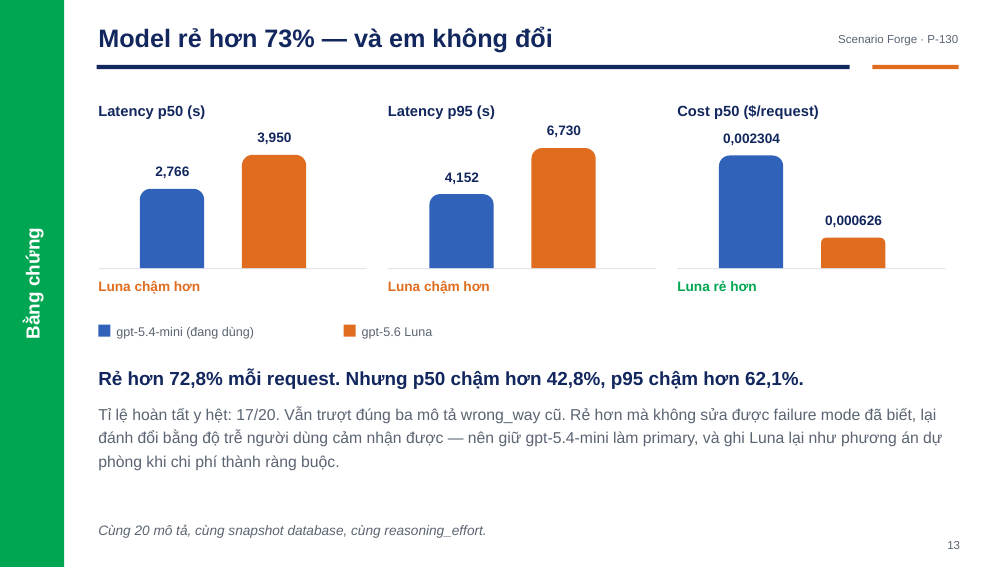
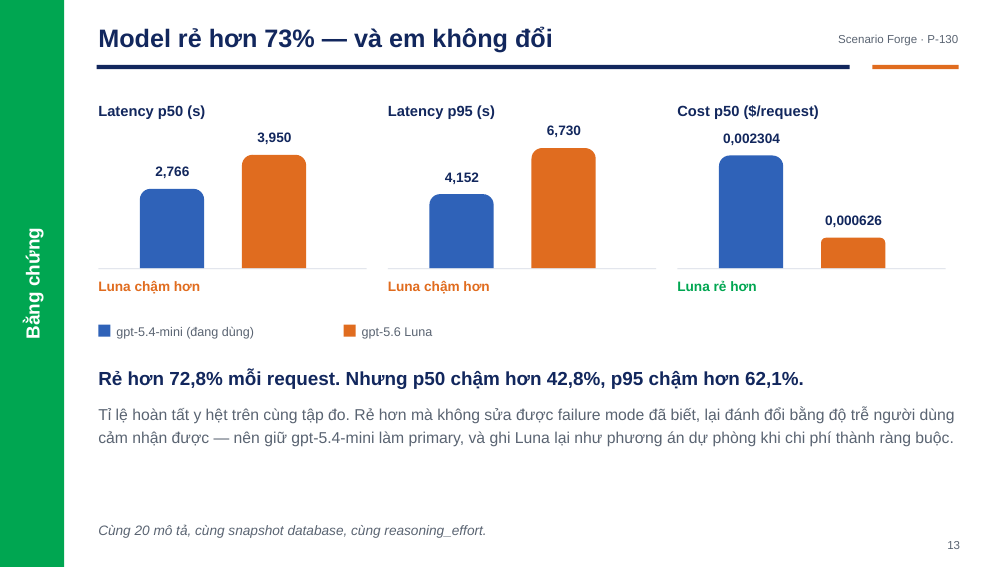
Before and after one commit to Menakanchi/nextjs-boilerplate, a slide deck: slide 13 of presentation/pitch_deck.pptx. Drawn at 1008x567 pixels with LibreOffice and Linux fonts; fonts in the diff are those of the drawing. Boxes give left, top, right and bottom in pixels: in the first picture for what was removed or moved away, otherwise in the second. Text is boxed around its words. In the diff, an @@ line names an element or a change of style, - is before the commit and + after.

```diff
--- a/presentation/pitch_deck.pptx
+++ b/presentation/pitch_deck.pptx
@@ text at box(98, 407, 955, 447): text changed @@
-Tỉ lệ hoàn tất y hệt: 17/20. Vẫn trượt đúng ba mô tả wrong_way cũ. Rẻ hơn mà không sửa được failure mode đã biết, lại đánh đổi bằng độ trễ người dùng cảm nhận được — nên giữ gpt-5.4-mini làm primary, và ghi Luna lại như phương án dự phòng khi chi phí thành ràng buộc.
+Tỉ lệ hoàn tất y hệt trên cùng tập đo. Rẻ hơn mà không sửa được failure mode đã biết, lại đánh đổi bằng độ trễ người dùng cảm nhận được — nên giữ gpt-5.4-mini làm primary, và ghi Luna lại như phương án dự phòng khi chi phí thành ràng buộc.
```
Also in this commit, not shown: 2 other slides changed, 1 other file.
